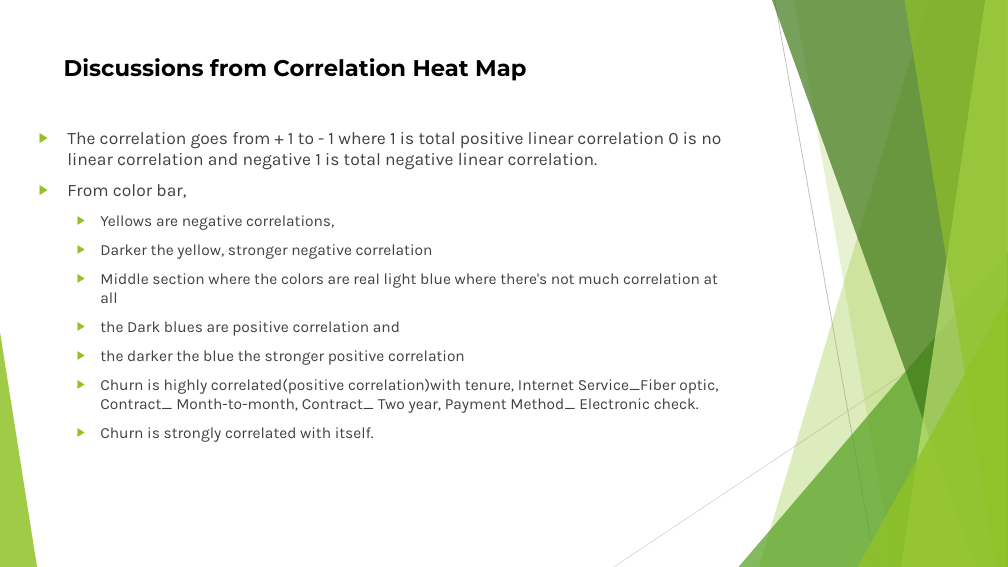
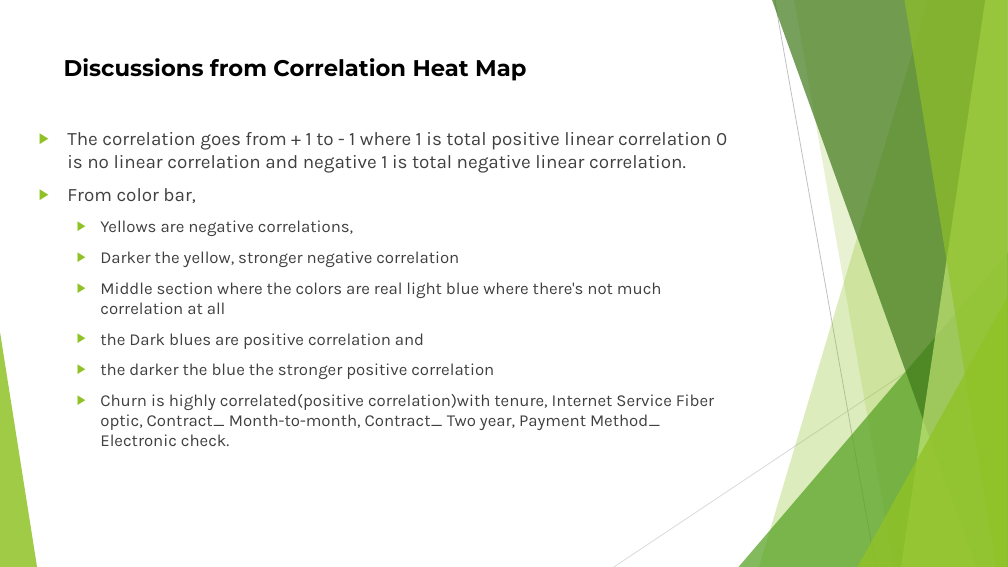
Before and after one commit to mangaioct6/Final_Project, a slide deck: slide 11 of Final Project.pptx (slide 12 before the commit). Drawn at 1008x567 pixels with LibreOffice and Linux fonts; fonts in the diff are those of the drawing. Boxes give left, top, right and bottom in pixels: in the first picture for what was removed or moved away, otherwise in the second. Text is boxed around its words. In the diff, an @@ line names an element or a change of style, - is before the commit and + after.

```diff
--- a/Final Project.pptx
+++ b/Final Project.pptx
@@ text at [67,132,727,379]: size 16.6 to 18 pt in "The correlation goes from + 1 to ...", "From color bar,"; size 14.8 to 16 pt in "Yellows are negative correlations,", "Darker the yellow, stronger negative correlation", "Middle section where the colors are real ...", "the Dark blues are positive correlation and" and 1 more places @@
@@ text at [100,394,714,446]: text changed; size 14.8 to 16 pt @@
-  ▶ Churn is highly correlated(positive correlation)with tenure, Internet Service_Fiber optic, Contract_ Month-to-month, Contract_ Two year, Payment Method_ Electronic check.
-  ▶ Churn is strongly correlated with itself.
+  ▶ Churn is highly correlated(positive correlation)with tenure, Internet Service Fiber optic, Contract_ Month-to-month, Contract_ Two year, Payment Method_ Electronic check.
```
Also in this commit, not shown: 1 other slide changed, 1 slide removed.
